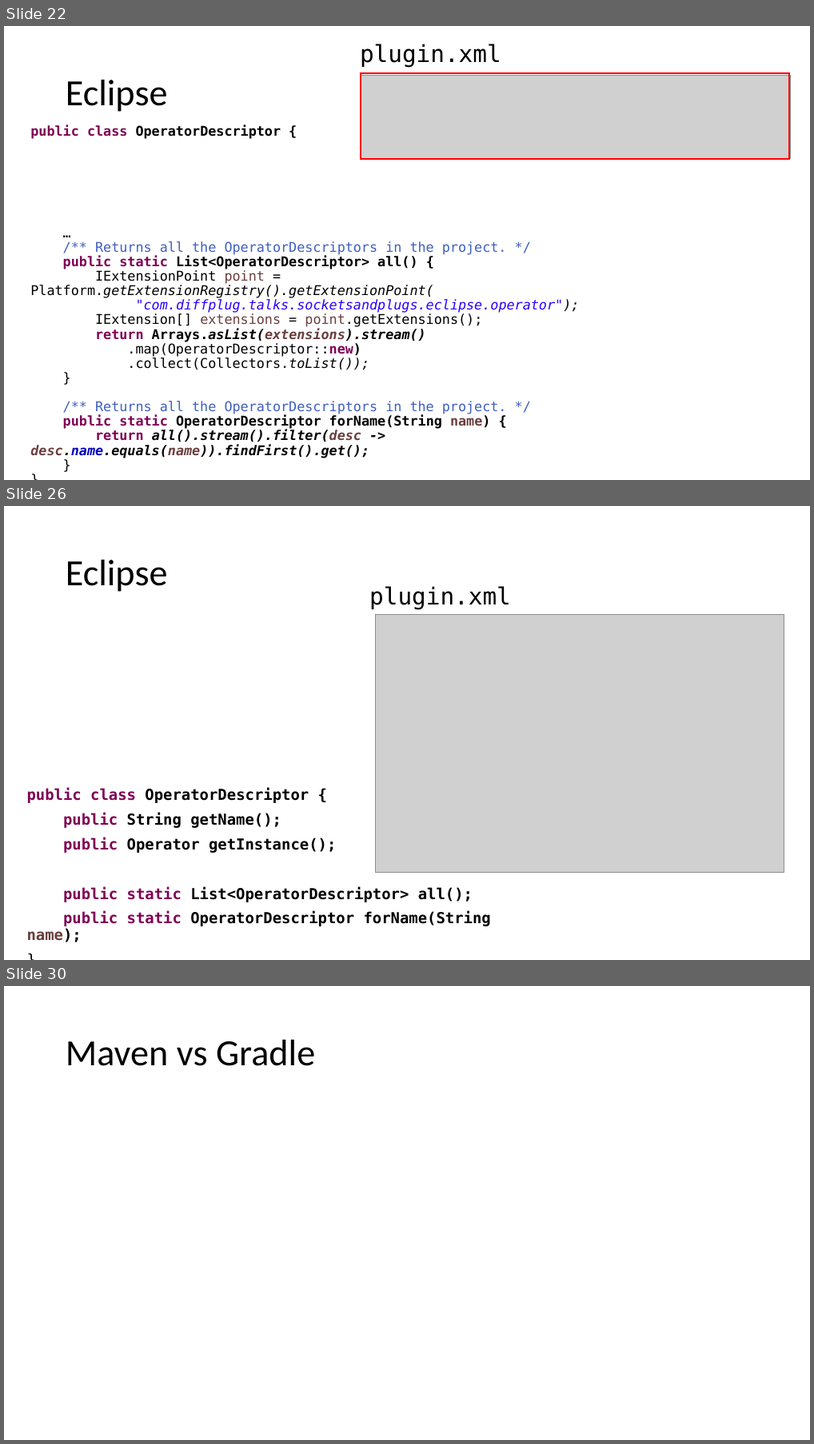
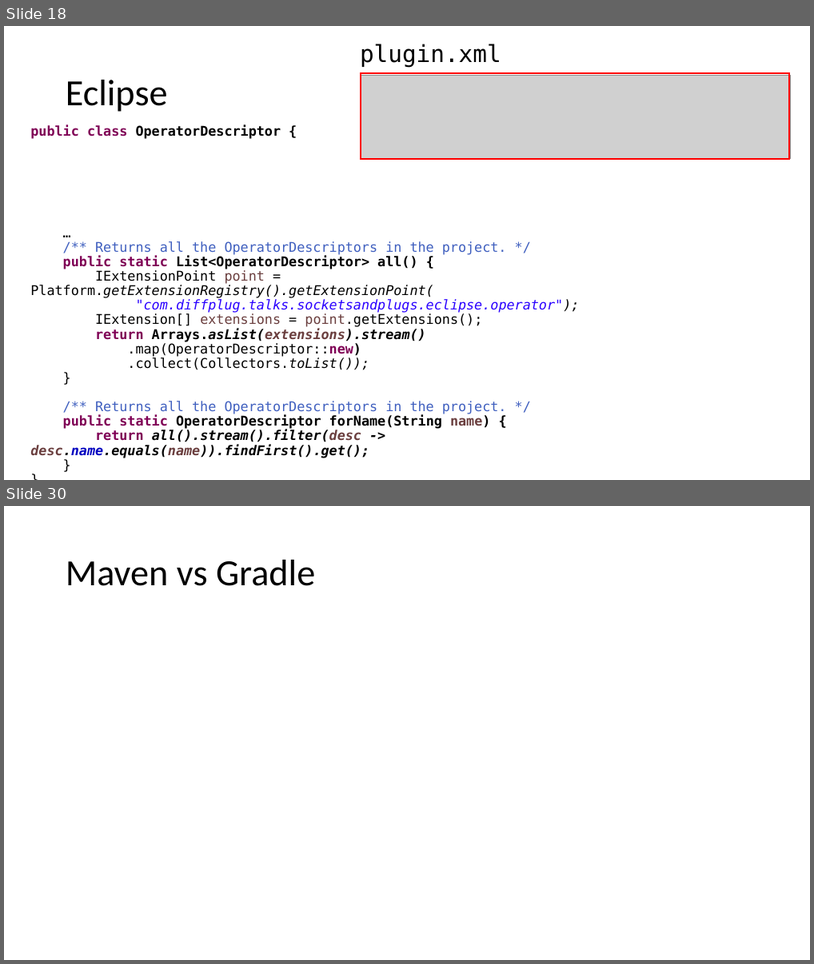
Before and after one commit to diffplug/sockets-and-plugs, a slide deck: Socket and Plugs.pptx. Shown one above the other, each under a label of ours: slides 22, 26 and 30 before the commit, slides 18 and 30 after it; the slides between them are not shown. The pictures are 814x1444 and 814x964 pixels, drawn with LibreOffice and Linux fonts; fonts in the diff are those of the drawing; grey boxes stand for pictures. Boxes give left, top, right and bottom in pixels: in the first picture for what was removed or moved away, otherwise in the second. Text is boxed around its words. In the diff, an @@ line names an element or a change of style, - is before the commit and + after.

```diff
--- a/Socket and Plugs.pptx
+++ b/Socket and Plugs.pptx
@@ slide 26 removed at (4,506,810,960), background #FFFFFF @@
@@ title removed at (66,560,168,592) @@
-Eclipse
@@ text removed at (370,586,511,609) @@
-plugin.xml
@@ picture removed at (375,614,784,872) @@
@@ text removed at (27,788,491,942) @@
-public class OperatorDescriptor {
-public String getName();
-public Operator getInstance();
-public static List<OperatorDescriptor> all();
-public static OperatorDescriptor forName(String name);
-}
@@ what was slide 22 is now slide 18 @@
```
Also in this commit, not shown: 5 slides changed, 7 slides added, 7 other slides removed, 10 other files.
